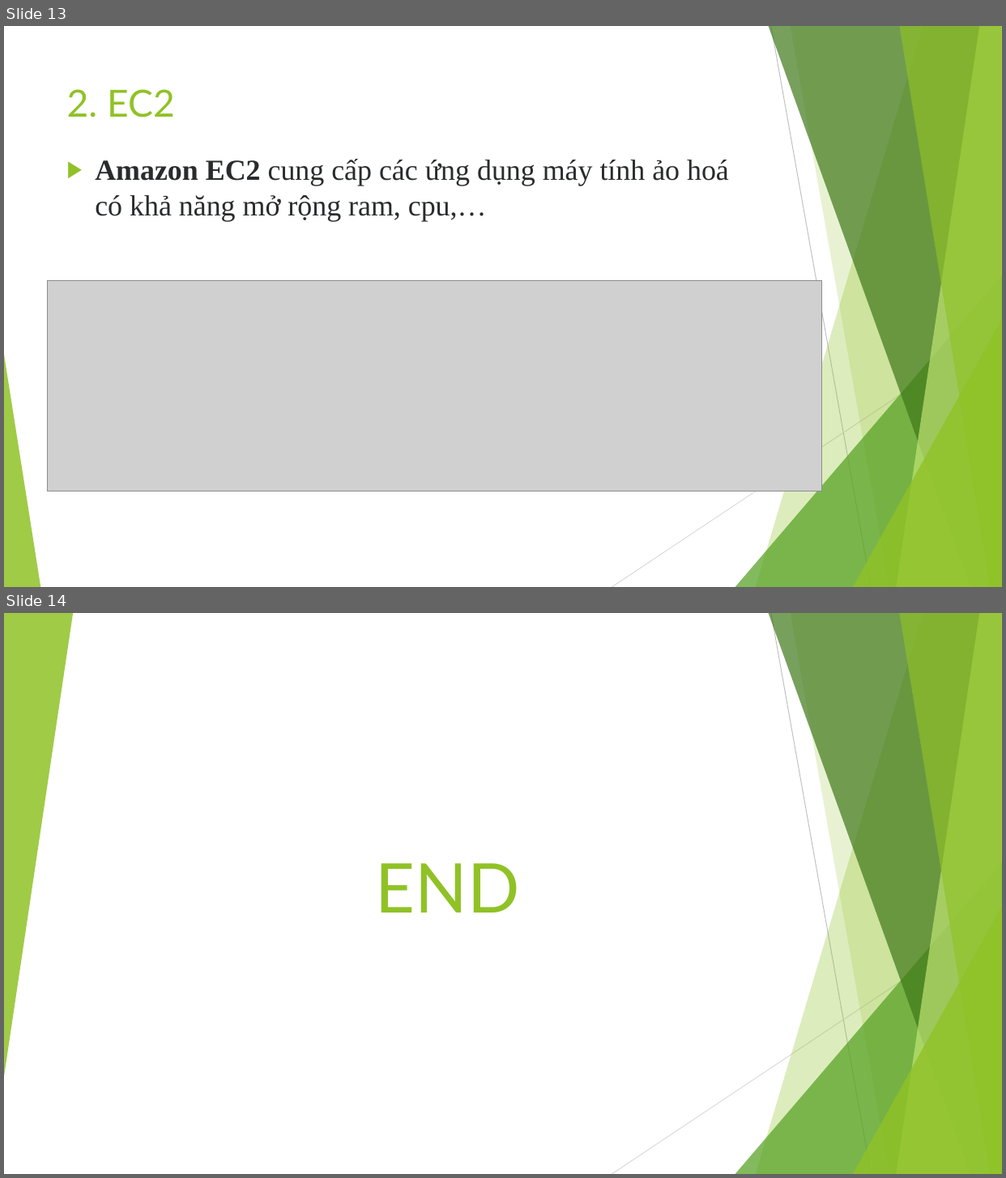
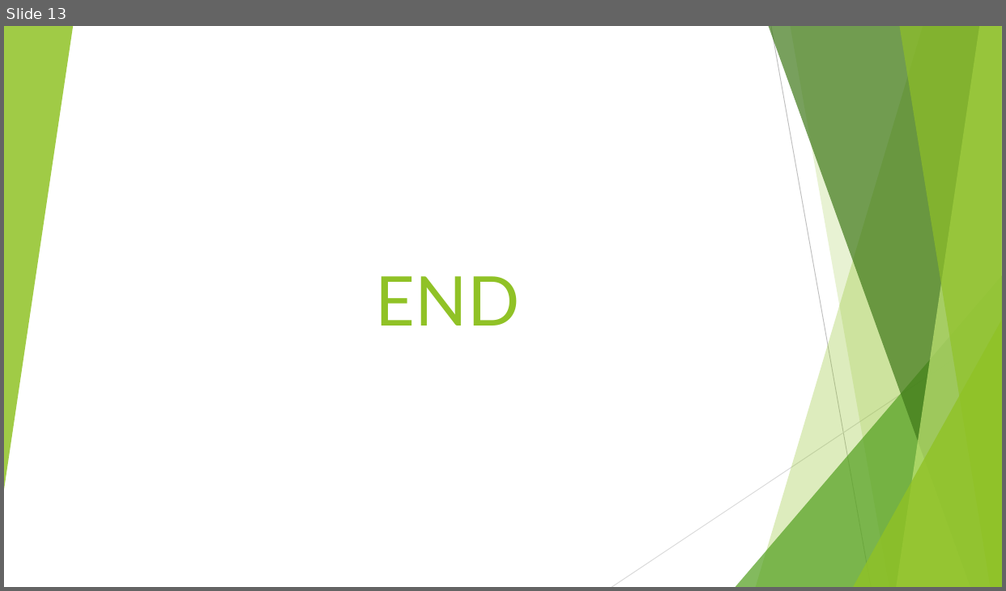
Before and after one commit to vunguyen22271/VPC-Webserver-AWS, a slide deck: Report/Đề tài VPC - DynamoDB.pptx. Shown one above the other, each under a label of ours: slides 13 and 14 before the commit, slide 13 after it. The pictures are 1006x1178 and 1006x591 pixels, drawn with LibreOffice and Linux fonts; fonts in the diff are those of the drawing; grey boxes stand for pictures. Boxes give left, top, right and bottom in pixels: in the first picture for what was removed or moved away, otherwise in the second. Text is boxed around its words. In the diff, an @@ line names an element or a change of style, - is before the commit and + after.

```diff
--- a/Report/Đề tài VPC - DynamoDB.pptx
+++ b/Report/Đề tài VPC - DynamoDB.pptx
@@ slide 13 removed at [4, 26, 1002, 587], background #FFFFFF; not listed: 9 template elements that a slide beside it also shows @@
@@ title removed at [67, 89, 175, 118] @@
-2. EC2
@@ text removed at [95, 159, 729, 221] @@
-▶ Amazon EC2 cung cấp các ứng dụng máy tính ảo hoá có khả năng mở rộng ram, cpu,…
@@ picture removed at [48, 280, 821, 492] @@
@@ triangle removed at [4, 355, 40, 587] @@
@@ what was slide 14 is now slide 13 @@
```
Also in this commit, not shown: 7 other files.
